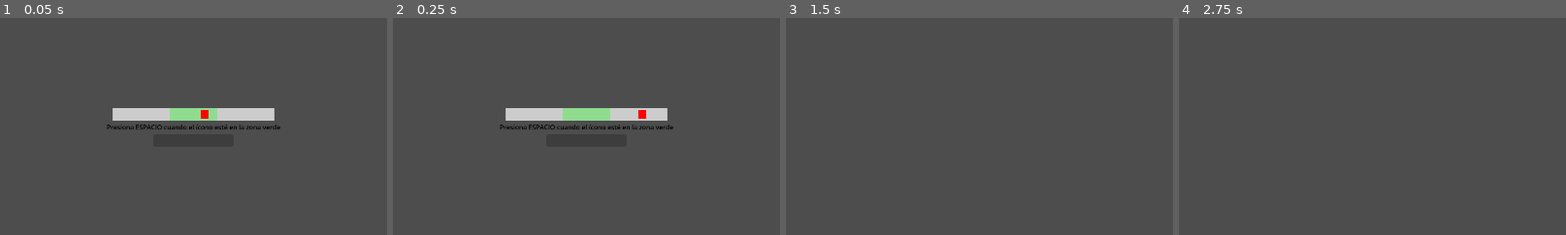
Above: before the commit, frames 1-4 (left to right).
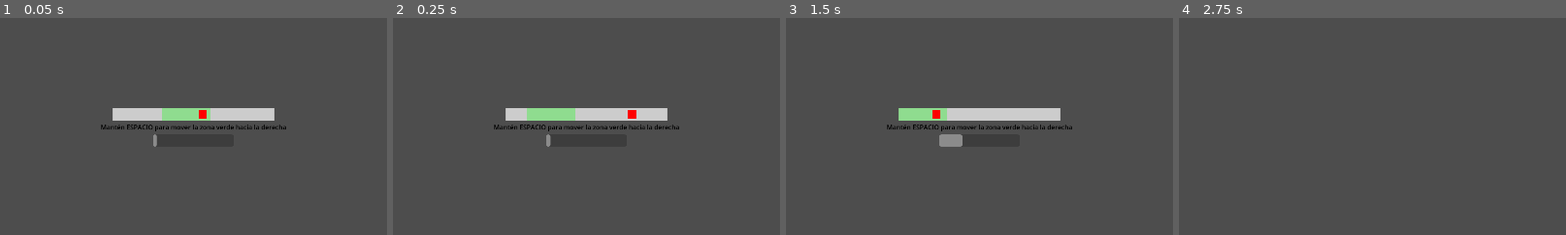
Above: after the commit, the same moments.

Repository: NahuelArrieta/RataSurfer
Game: Godot game, scene res://ui/balance_minigame.tscn
Two runs of this game, one before a commit and one after it. Both use one fixed random seed, a clock stepped at 60 frames per second and the inputs below. This scene is started directly instead of the project's main scene.
Inputs:
- Up to frame 1 (0.05 s): no input
- Up to frame 2 (0.25 s): no input
- Up to frame 3 (1.5 s): tap Space at 0.5, 0.6, 0.77, 1.07 s; hold Right (right) 0.53-1.28 s; hold Left (left) from 1.28 s (still down); tap T at 1.35 s
- Up to frame 4 (2.75 s): tap Space at 1.52, 1.55, 1.82, 2, 2.3 s; release Left (left) at 2.03 s; hold Right (right) from 2.03 s (still down); tap Enter at 2.1 s
The pictures show only the part of the screen within x 25-75%, y 28-78%; the shares and areas given below are measured in that part.

The runs differ from the first frame. In frame 1, 0.7% of the frame differs, in the area x 26-74%, y 41-60%; in frame 2, 1.7%; in frame 3, 3.2%; in frame 4, nothing differs.

Commit message:
Minijuego terminado (creo)

Diff:
--- a/entities/movement_handler.gd
+++ b/entities/movement_handler.gd
@@ -60,7 +60,6 @@
 
 	return rayCast.is_colliding()
 
-
 func handle_slide_movement():
 	pass
 
--- a/ui/balance_debug.gd
+++ b/ui/balance_debug.gd
@@ -7,5 +7,3 @@
 		var is_sliding = movement_handler.is_sliding()
 		if is_sliding:
 			print("DEBUG: Jugador está deslizándose")
-		else:
-			print("DEBUG: Jugador NO está deslizándose")
--- a/ui/balance_minigame.gd
+++ b/ui/balance_minigame.gd
@@ -14,17 +14,22 @@
 @export var bar_width: int = 400
 @export var bar_height: int = 30
 @export var icon_size: int = 20
-@export var icon_speed: float = 550.0
+@export var zone_speed: float = 350.0  # Velocidad de movimiento de la zona activa
+@export var icon_speed: float = 450.0   # Velocidad de movimiento del ícono
 @export var active_zone_width: float = 0.3
-@export var balance_required: int = 2
-@export var max_fails: int = 2
+@export var time_required: float = 2.0  # Tiempo requerido sobre el ícono (segundos)
+@export var time_to_fail: float = 2.0   # Tiempo fuera de la zona para perder (segundos)
 
 # Variables
-var icon_direction: int = 1
+var zone_position: float = 0.0
+var zone_direction: int = -1  # -1 = izquierda, 1 = derecha
 var icon_position: float = 0.0
-var balance_progress: int = 0
-var fail_count: int = 0
+var icon_direction: int = 1   # Dirección del ícono
+var time_on_icon: float = 0.0
+var time_outside_zone: float = 0.0
 var is_active: bool = true
+var space_pressed: bool = false
+var was_in_zone: bool = false  # Para detectar cambios de estado
 
 func _ready():
 	setup_ui()
@@ -34,8 +39,11 @@
 	if not is_active:
 		return
 
-	if event is InputEventKey and event.pressed and event.keycode == KEY_SPACE:
-		check_balance()
+	if event is InputEventKey and event.keycode == KEY_SPACE:
+		if event.pressed:
+			space_pressed = true
+		else:
+			space_pressed = false
 
 func setup_ui():
 	# Barra principal (ColorRect)
@@ -43,78 +51,131 @@
 
 	# Zona activa
 	var zone_width = bar_width * active_zone_width
-	var zone_start = (bar_width - zone_width) / 2
 	active_zone.custom_minimum_size = Vector2(zone_width, bar_height)
-	active_zone.position.x = zone_start
+	zone_position = (bar_width - zone_width) / 2  # Centrar inicialmente
+	update_zone_position()
 
-	# Icono del medio
+	# Icono del medio (con movimiento aleatorio)
 	icon.custom_minimum_size = Vector2(icon_size, icon_size)
-	icon_position = bar_width / 2
+	icon_position = bar_width / 2  # Centrar inicialmente
 	update_icon_position()
 
 	# Barra de equilibrio
-	balance_bar.max_value = balance_required
+	balance_bar.max_value = time_required
 	balance_bar.value = 0
 
 func start_minigame():
 	is_active = true
-	balance_progress = 0
-	fail_count = 0
+	time_on_icon = 0.0
+	time_outside_zone = 0.0
 	balance_bar.value = 0
+	space_pressed = false
+	was_in_zone = false
+
+	# Posicionar zona activa al inicio
+	var zone_width = bar_width * active_zone_width
+	zone_position = (bar_width - zone_width) / 2
+	update_zone_position()
+
+	# Posicionar ícono al centro
 	icon_position = bar_width / 2
+	icon_direction = 1 if randf() > 0.5 else -1  # Dirección aleatoria inicial
 	update_icon_position()
 
 func _process(delta):
 	if not is_active:
 		return
 
+	# Mover zona activa basado en input
+	if space_pressed:
+		zone_direction = 1  # Mover hacia la derecha
+	else:
+		zone_direction = -1  # Mover hacia la izquierda
+
+	zone_position += zone_speed * delta * zone_direction
+
+	# Limitar zona activa dentro de la barra
+	var zone_width = bar_width * active_zone_width
+	zone_position = clamp(zone_position, 0, bar_width - zone_width)
+
+	# Mover ícono de forma aleatoria
+	move_icon_randomly(delta)
+
+	update_zone_position()
+	update_icon_position()
+	check_balance(delta)
+
+func move_icon_randomly(delta):
 	# Mover ícono
 	icon_position += icon_speed * delta * icon_direction
 
-	# Rebote en bordes
-	if icon_position <= 0 or icon_position >= bar_width:
+	# Rebotar en los bordes
+	if icon_position <= icon_size / 2 or icon_position >= bar_width - icon_size / 2:
 		icon_direction *= -1
-		icon_position = clamp(icon_position, 0, bar_width)
+		icon_position = clamp(icon_position, icon_size / 2, bar_width - icon_size / 2)
 
-	update_icon_position()
+		# Ocasionalmente cambiar dirección aleatoriamente
+		if randf() < 0.3:  # 30% de probabilidad
+			icon_direction *= -1
+
+func update_zone_position():
+	active_zone.position.x = zone_position
 
 func update_icon_position():
 	icon.position.x = icon_position - icon_size / 2
 
-func check_balance():
+func check_balance(delta):
 	var icon_center = icon_position
-	var zone_start = active_zone.position.x
-	var zone_end = zone_start + active_zone.custom_minimum_size.x
+	var zone_start = zone_position
+	var zone_end = zone_position + active_zone.custom_minimum_size.x
+	var is_in_zone = (icon_center >= zone_start and icon_center <= zone_end)
 
-	if icon_center >= zone_start and icon_center <= zone_end:
+	# Detectar cambio de estado (entrar/salir de la zona)
+	if is_in_zone != was_in_zone:
+		if is_in_zone:
+			print("Entró a la zona activa - Contadores pausados/reanudados")
+		else:
+			print("Salió de la zona activa - Contadores pausados/reanudados")
+		was_in_zone = is_in_zone
 
-		balance_progress += 1
-		balance_bar.value = balance_progress
-		print("¡Acierto! Balance: ", balance_progress, "/", balance_required)
+	# Verificar si la zona activa está sobre el ícono
+	if is_in_zone:
+		# Zona activa sobre el ícono
+		time_on_icon += delta
+		# NO resetear time_outside_zone - se mantiene acumulativo
+		balance_bar.value = time_on_icon
 
-		if balance_progress >= balance_required:
+		print("Tiempo en la zona: ", time_on_icon, "/", time_required)
+
+		if time_on_icon >= time_required:
 			on_success()
 	else:
+		# Zona activa fuera del ícono
+		time_outside_zone += delta
+		# NO resetear time_on_icon - se mantiene acumulativo
+		balance_bar.value = time_on_icon  # Mantener el progreso visual
 
-		fail_count += 1
-		print("Fallo! Errores: ", fail_count, "/", max_fails)
+		print("Tiempo fuera de la zona: ", time_outside_zone, "/", time_to_fail)
 
-		if fail_count >= max_fails:
+		if time_outside_zone >= time_to_fail:
 			on_fail()
 
 func on_success():
+	print("¡Minijuego completado con éxito!")
 	is_active = false
 	success.emit()
 	hide()
 
 func on_fail():
+	print("Minijuego fallido - 2 segundos acumulados fuera de la zona")
 	is_active = false
 	fail.emit()
 	hide()
 
-func set_parameters(new_bar_width: int, new_icon_speed: float, new_zone_width: float):
+# Funciones públicas para configuración externa
+func set_parameters(new_bar_width: int, new_zone_speed: float, new_zone_width: float):
 	bar_width = new_bar_width
-	icon_speed = new_icon_speed
+	zone_speed = new_zone_speed
 	active_zone_width = new_zone_width
 	setup_ui()
 
--- a/ui/balance_minigame.tscn
+++ b/ui/balance_minigame.tscn
@@ -100,12 +100,12 @@
 anchor_top = 1.0
 anchor_right = 0.5
 anchor_bottom = 1.0
-offset_left = -150.0
+offset_left = -200.0
 offset_top = -80.0
-offset_right = 150.0
+offset_right = 200.0
 offset_bottom = -50.0
 grow_horizontal = 2
 grow_vertical = 0
 theme_override_colors/font_color = Color(0, 0, 0, 1)
-text = "Presiona ESPACIO cuando el ícono esté en la zona verde"
+text = "Mantén ESPACIO para mover la zona verde hacia la derecha"
 horizontal_alignment = 1
